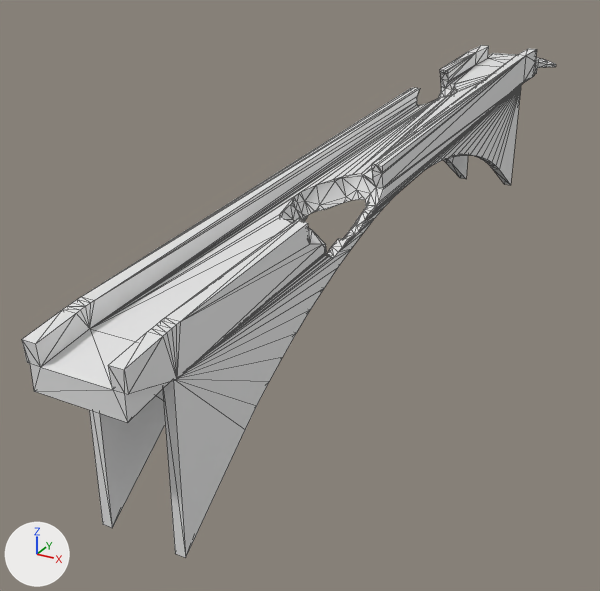
Before and after pictures for a commit that changed the glTF model VALOMBRA/models/bridge1.glb.
Rendered twice from a camera (50 mm lens) standing at (21.4, -22.6, 10.5) and looking at (3.9, 9.2, -5.4). Lighting does not change. The marker at lower left points along +X, +Y and +Z. Mesh edges are drawn as thin lines. Vertices at the same position are counted once.

Names of what the first picture shows: 'BRIDGE1'.
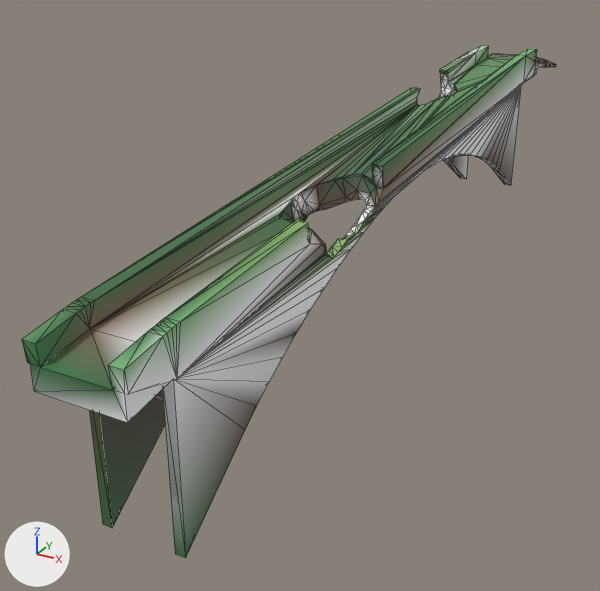
What differs and where, as boxes (x1, y1, x2, y2) in the pictures (600 x 591 px; the box of a moved part takes in the faces that stretch with it):
'BRIDGE1', recoloured, surface changed: (22, 46, 556, 558) in both
part 1 of me_cube, moved or reshaped: (81, 55, 526, 379) in both

What changed in the scene script:
```text
Change mat_damaged_concrete:
    add n2 = _N.new('ShaderNodeVertexColor'); n2.name = 'Color Attribute'
    where n0 = _N.new('ShaderNodeBsdfPrincipled'); n0.name = 'Principled BSDF'
    add _L.new(n2.outputs[0], n0.inputs[0])  # 'Color' to 'Base Color'
Change me_cube:
    where me_cube.from_pydata(...)  # 518 vertices, 1040 faces; spans x 5.2..9.5, y -8.6..34.6, z -7.2..3.9
    used by ob_bridge1; location = (0.0, 0.0, 0.0)
    me_cube part 1
    248 faces are deleted
    248 new faces join them
```
